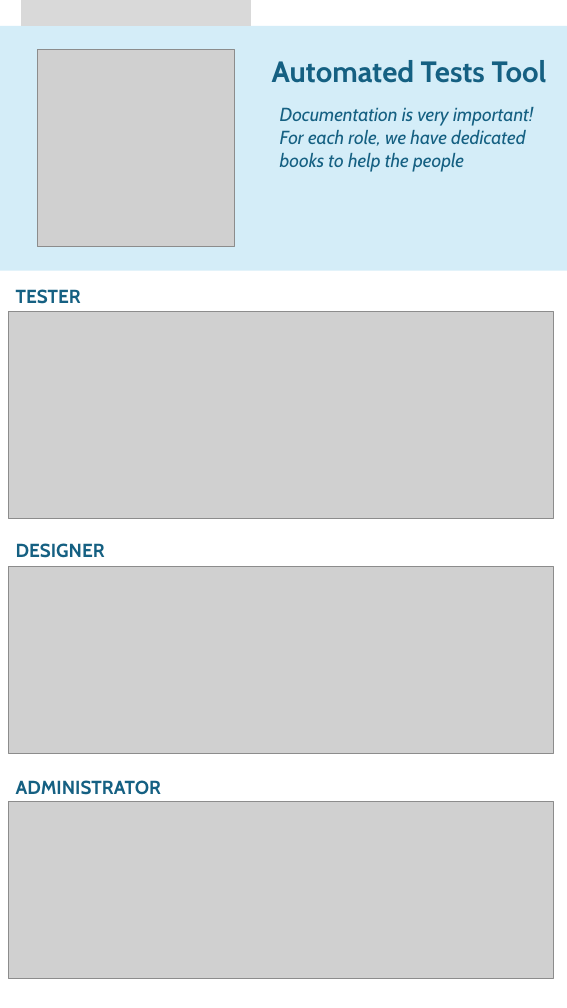
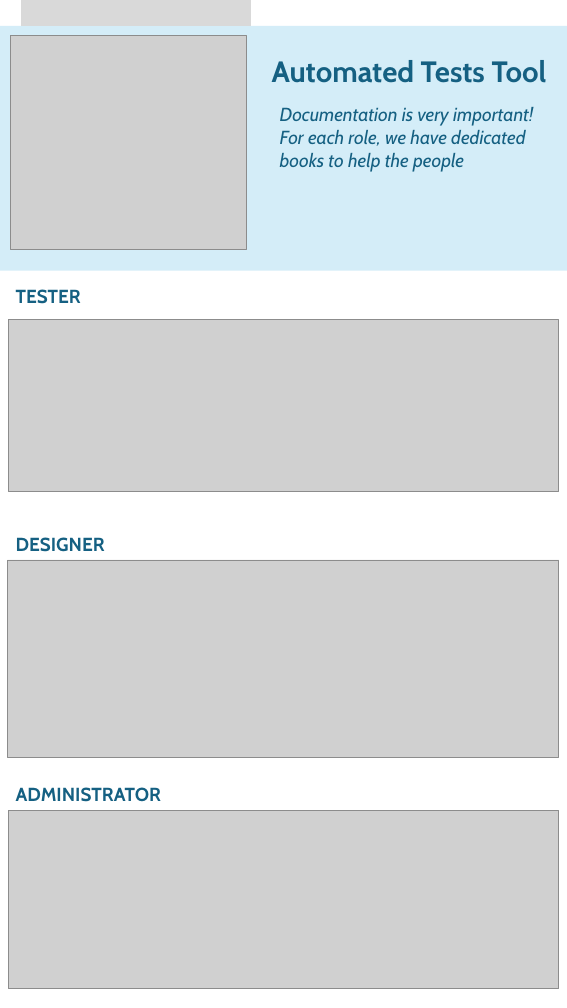
Before and after one commit to PhGoffin/RobotV3, a slide deck: slide 6 of frontend/public/documentation/Flyer.pptx (slide 5 before the commit). Drawn at 567x1008 pixels with LibreOffice and Linux fonts; fonts in the diff are those of the drawing; grey boxes stand for pictures. Boxes give left, top, right and bottom in pixels: in the first picture for what was removed or moved away, otherwise in the second. Text is boxed around its words. In the diff, an @@ line names an element or a change of style, - is before the commit and + after.

```diff
--- a/frontend/public/documentation/Flyer.pptx
+++ b/frontend/public/documentation/Flyer.pptx
@@ picture: place and size @@
-picture at <box>37,49,234,247</box>
+picture at <box>10,36,246,249</box>
@@ picture: place and size @@
-picture at <box>8,311,553,518</box>
+picture at <box>8,320,559,491</box>
@@ text "DESIGNER": place and size @@
-text "DESIGNER" at <box>16,543,105,558</box>
+text "DESIGNER" at <box>16,537,105,552</box>
@@ picture: place and size @@
-picture at <box>8,567,553,753</box>
+picture at <box>8,560,559,758</box>
@@ text "ADMINISTRATOR": place and size @@
-text "ADMINISTRATOR" at <box>16,780,161,795</box>
+text "ADMINISTRATOR" at <box>16,787,161,802</box>
@@ picture: place and size @@
-picture at <box>8,801,553,978</box>
+picture at <box>8,810,559,989</box>
```
Also in this commit, not shown: 4 other slides changed, 1 slide added, 8 other files.
